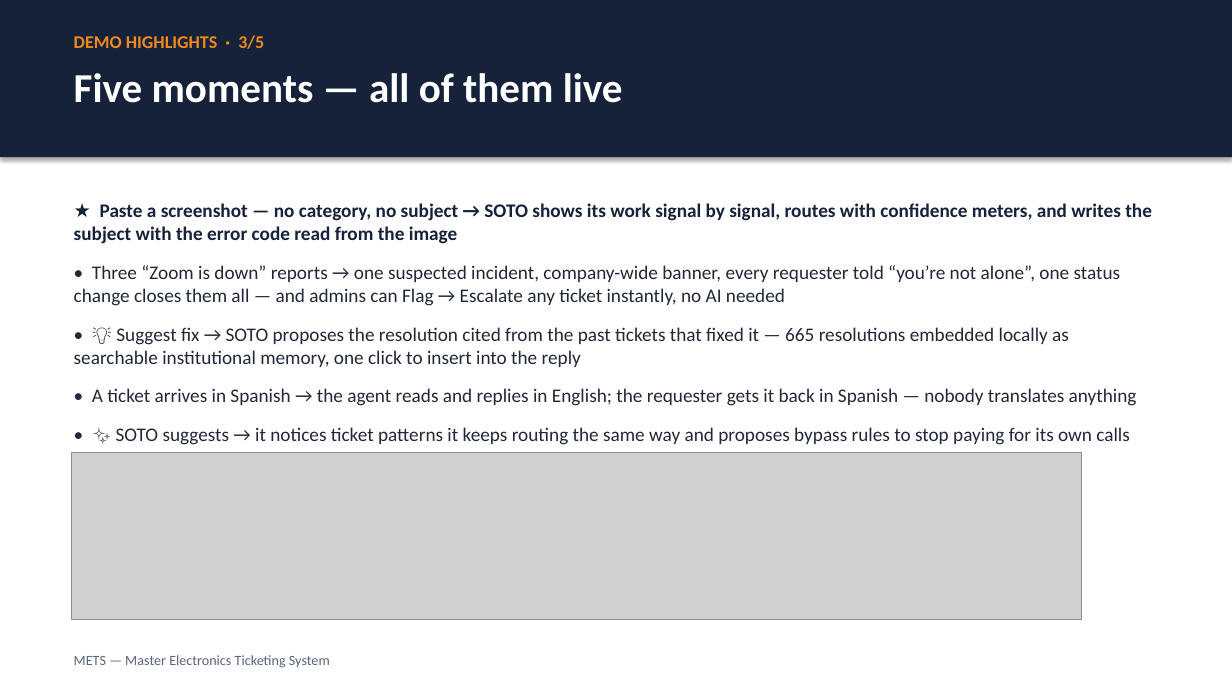
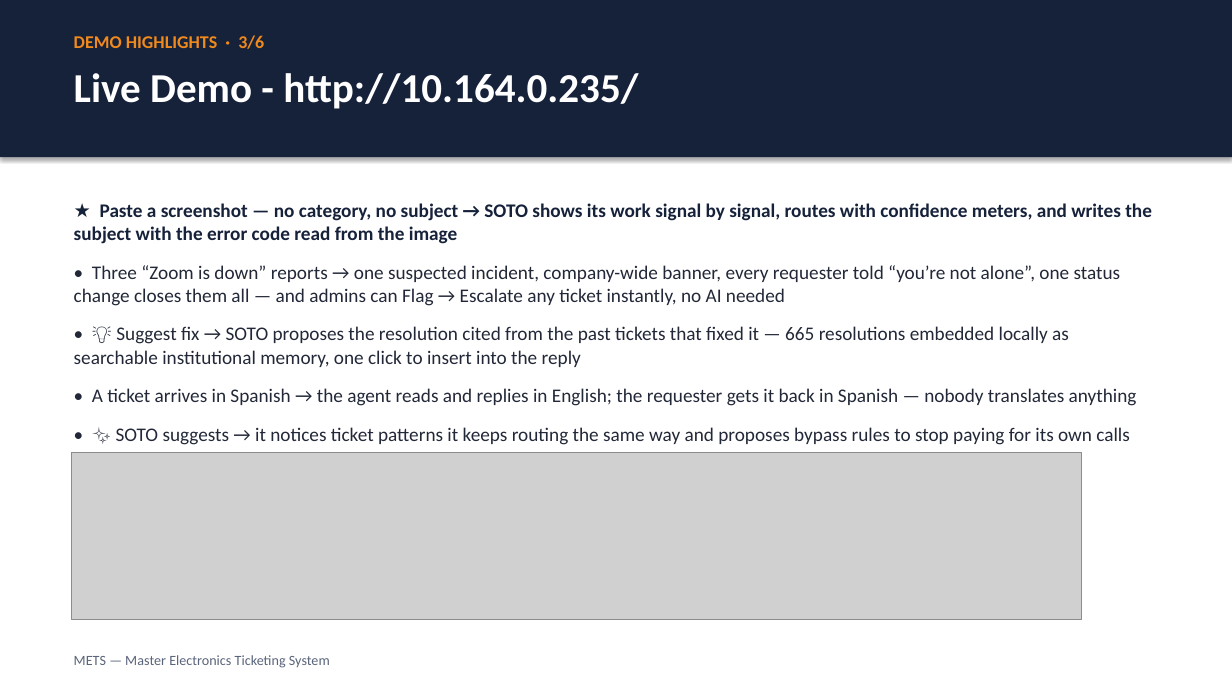
Before and after one commit to justin-rh/mets, a slide deck: slide 3 of docs/DECK.pptx. Drawn at 1232x693 pixels with LibreOffice and Linux fonts; fonts in the diff are those of the drawing; grey boxes stand for pictures. Boxes give left, top, right and bottom in pixels: in the first picture for what was removed or moved away, otherwise in the second. Text is boxed around its words. In the diff, an @@ line names an element or a change of style, - is before the commit and + after.

```diff
--- a/docs/DECK.pptx
+++ b/docs/DECK.pptx
@@ text at (74, 35, 264, 49): text changed @@
-DEMO HIGHLIGHTS · 3/5
+DEMO HIGHLIGHTS · 3/6
@@ text at (74, 73, 638, 109): text changed @@
-Five moments — all of them live
+Live Demo - http://10.164.0.235/
```
Also in this commit, not shown: 4 other slides changed, 1 slide added, 1 other file.
